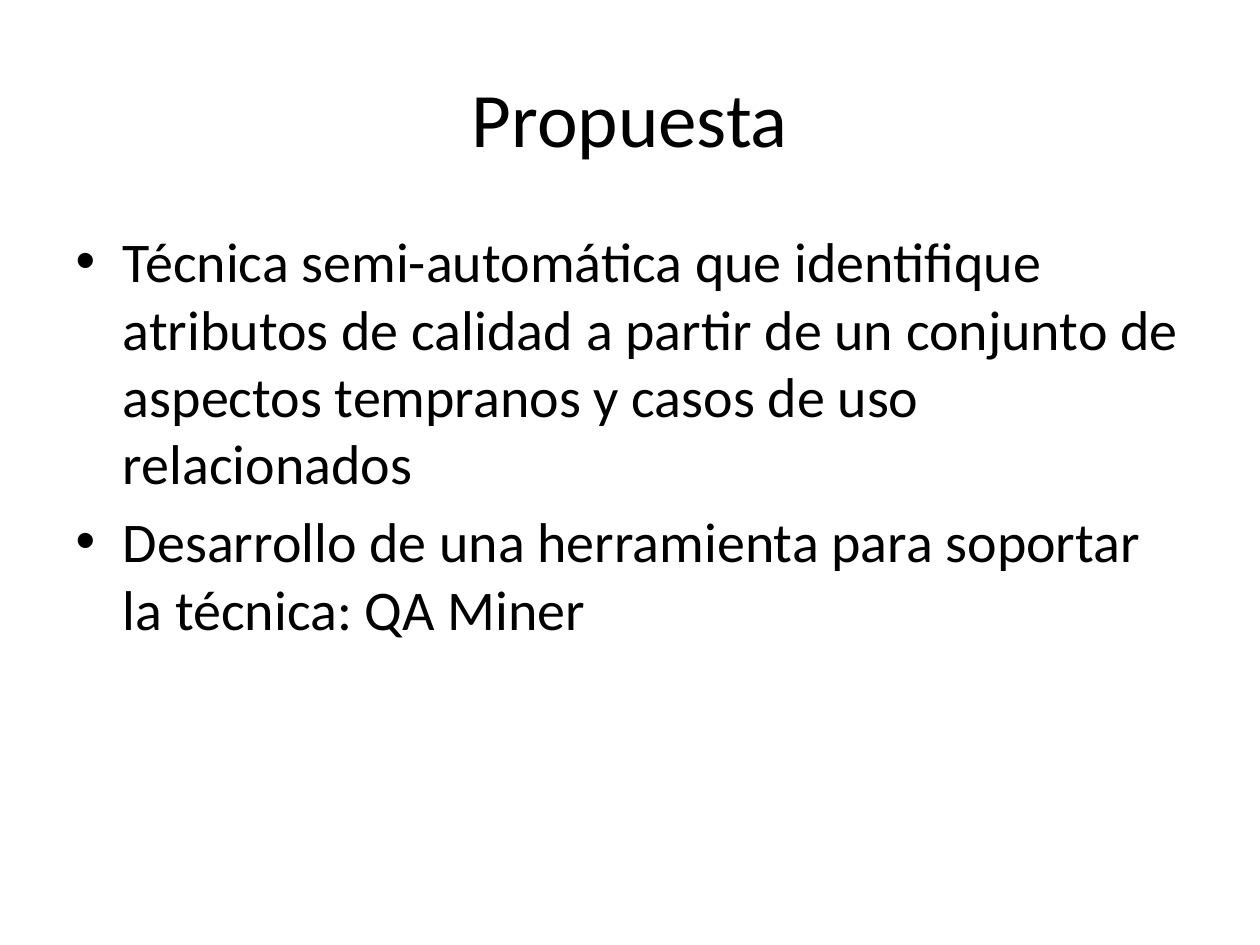
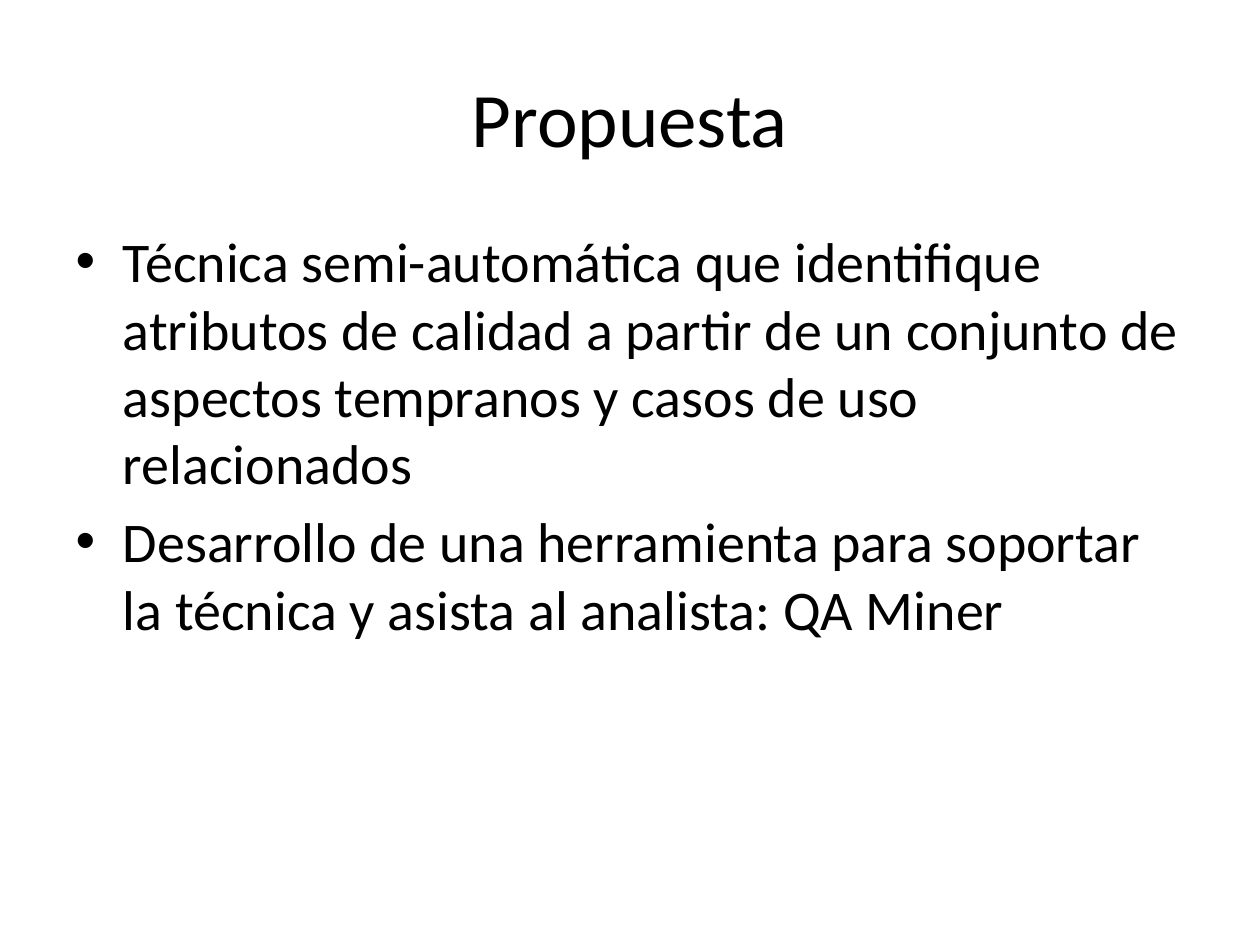
Before and after one commit to alejandrorago/qatesis2, a slide deck: slide 8 of Capitulos Finales/filiminasPeladas.pptx. Drawn at 1260x945 pixels with LibreOffice and Linux fonts; fonts in the diff are those of the drawing. Boxes give left, top, right and bottom in pixels: in the first picture for what was removed or moved away, otherwise in the second. Text is boxed around its words. In the diff, an @@ line names an element or a change of style, - is before the commit and + after.

```diff
--- a/Capitulos Finales/filiminasPeladas.pptx
+++ b/Capitulos Finales/filiminasPeladas.pptx
@@ text at [123,523,1140,639]: text changed @@
-• Desarrollo de una herramienta para soportar la técnica: QA Miner
+• Desarrollo de una herramienta para soportar la técnica y asista al analista: QA Miner
```
Also in this commit, not shown: 9 other slides changed, 1 slide removed.
